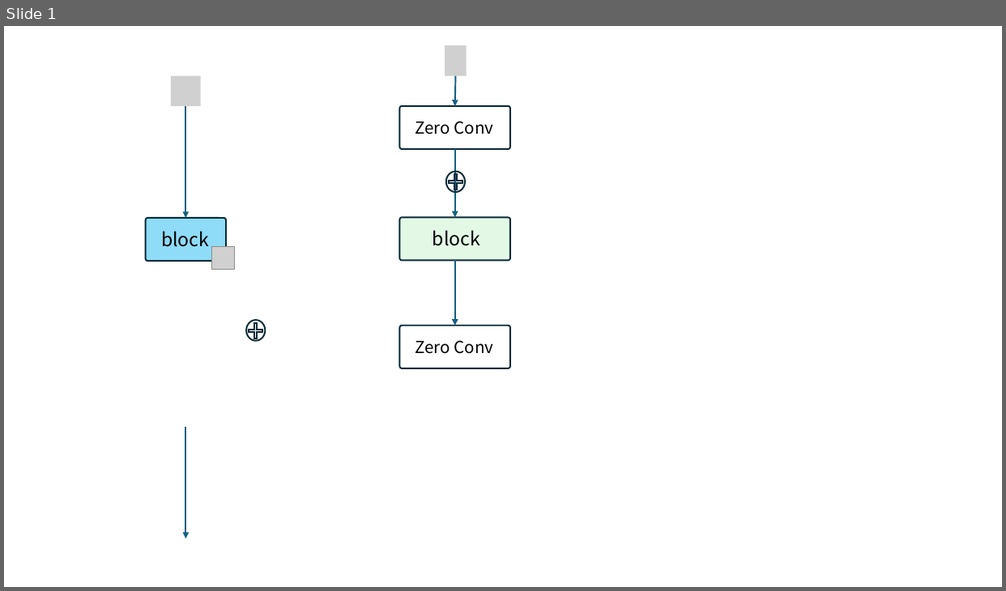
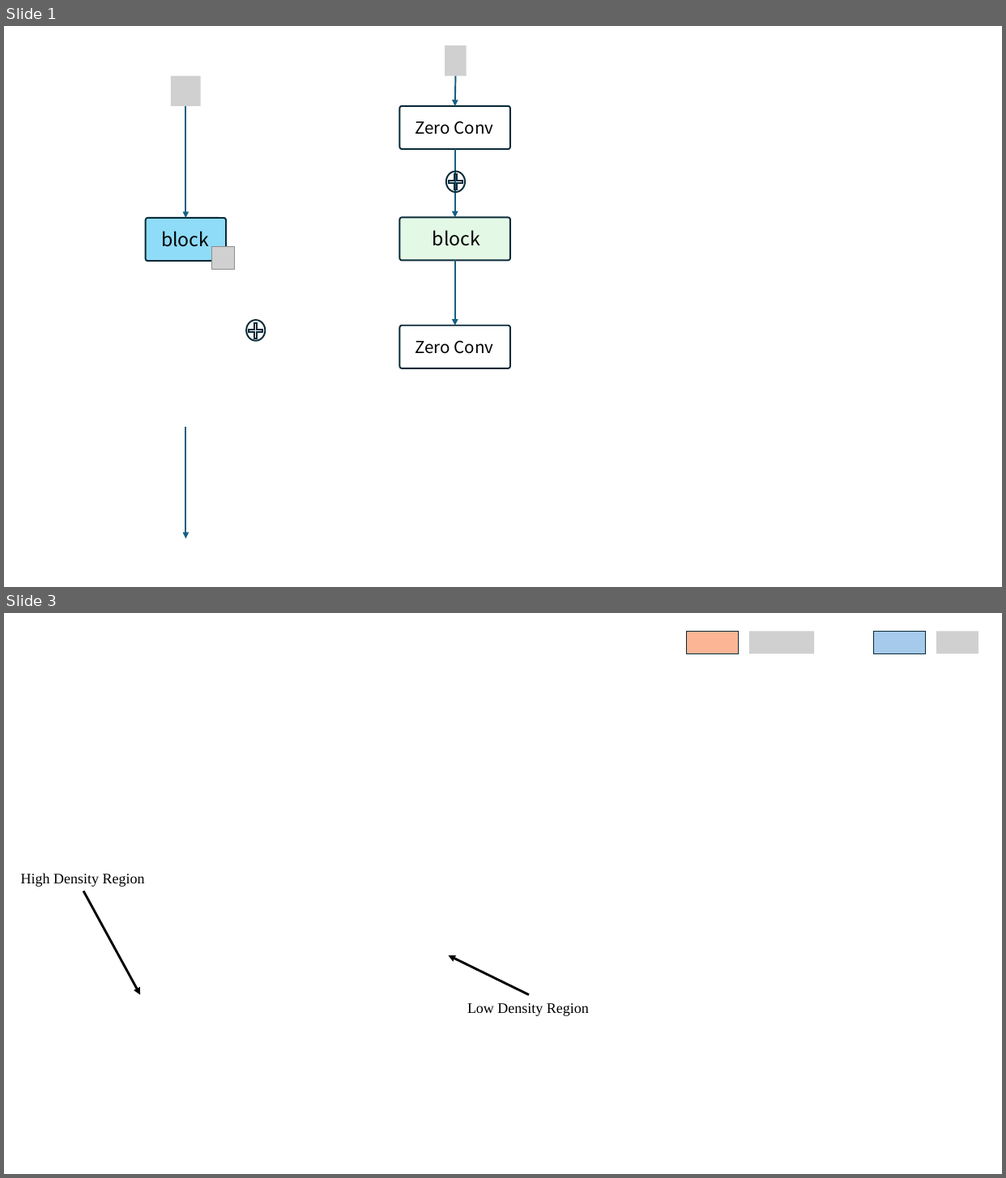
Before and after one commit to innovation-cat/innovation-cat.github.io, a slide deck: images/posts/2025-07-03-blog-post/新建 Microsoft PowerPoint 演示文稿.pptx. Shown one above the other, each under a label of ours: slide 1 before the commit, slides 1 and 3 after it; the slides between them are not shown. The pictures are 1006x591 and 1006x1178 pixels, drawn with LibreOffice and Linux fonts; fonts in the diff are those of the drawing; grey boxes stand for pictures; background and template pictures are left out. Boxes give left, top, right and bottom in pixels: in the first picture for what was removed or moved away, otherwise in the second. Text is boxed around its words. In the diff, an @@ line names an element or a change of style, - is before the commit and + after.

```diff
--- a/images/posts/2025-07-03-blog-post/新建 Microsoft PowerPoint 演示文稿.pptx
+++ b/images/posts/2025-07-03-blog-post/新建 Microsoft PowerPoint 演示文稿.pptx
@@ slide 3 added at (x1=4, y1=613, x2=1002, y2=1174), background picture (left out) @@
@@ rectangle added at (x1=686, y1=631, x2=739, y2=653), fill #FCB696, outline #092A39 0.5 pt @@
@@ picture added at (x1=750, y1=631, x2=815, y2=653) @@
@@ rectangle added at (x1=873, y1=631, x2=926, y2=653), fill #A6CAEC, outline #092A39 0.5 pt @@
@@ picture added at (x1=937, y1=631, x2=978, y2=653) @@
@@ text added at (x1=21, y1=873, x2=145, y2=887), 14 pt, text #000000 @@
+High Density Region
@@ arrow added from (83, 892) to (140, 995), #000000 2.25 pt @@
@@ arrow added from (529, 995) to (449, 956), #000000 2.25 pt @@
@@ text added at (x1=467, y1=1003, x2=589, y2=1016), 14 pt, text #000000 @@
+Low Density Region
```
Also in this commit, not shown: 1 other slide added, 3 other files.
